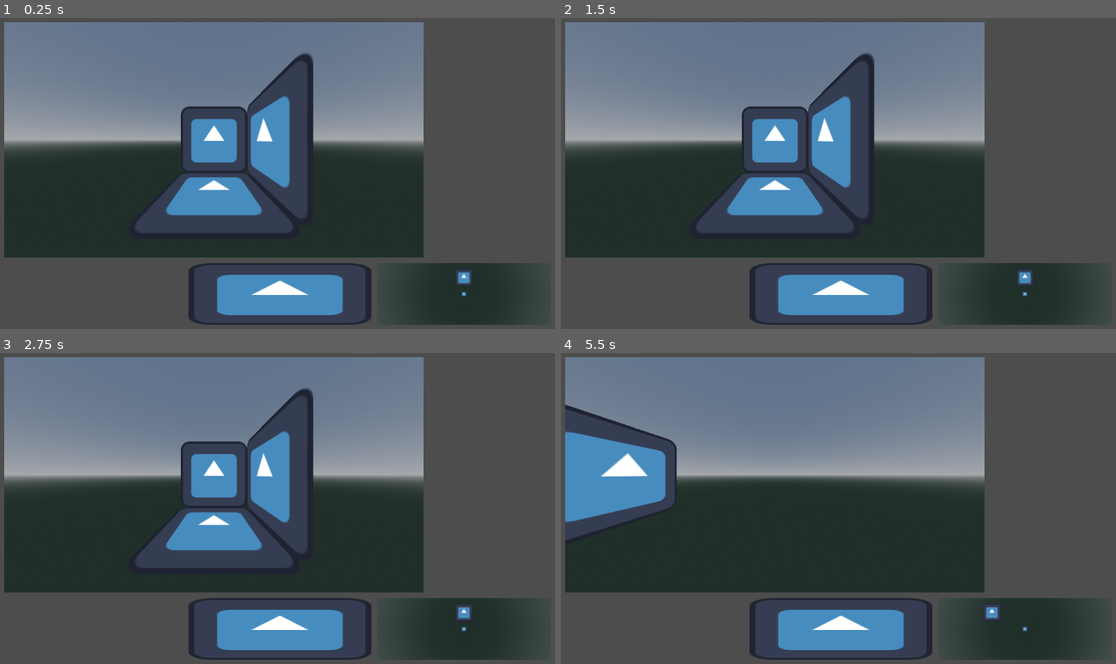
Above: before the commit, frames 1-4 (two rows, left to right).
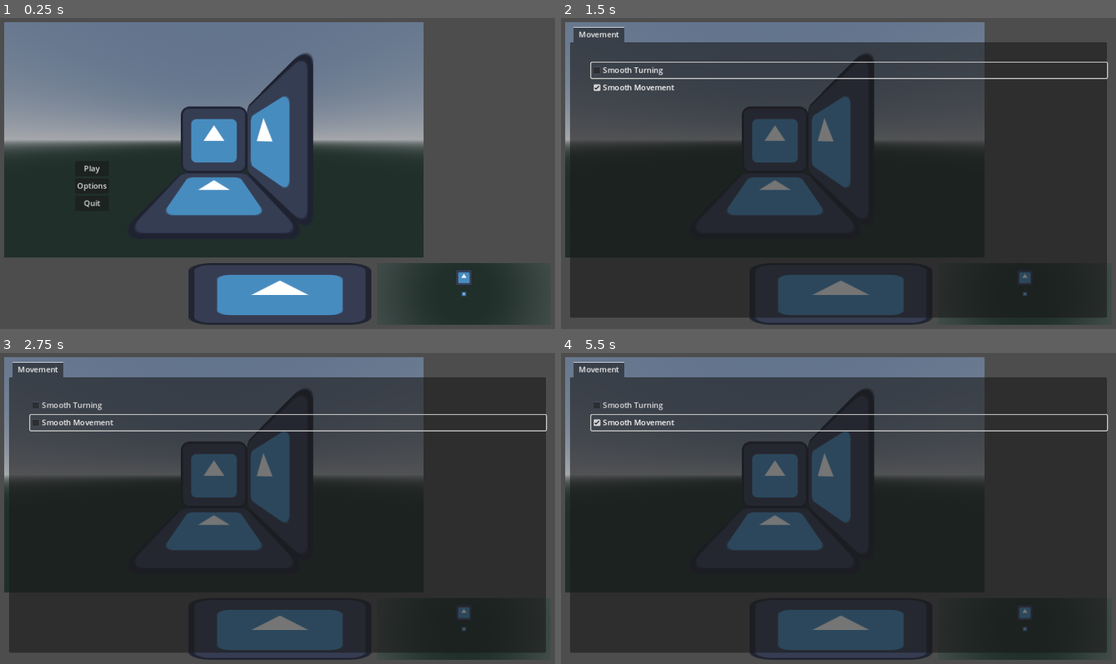
Above: after the commit, the same moments.

Repository: K1aymore/2023-Spring-Jam-Dungeon
Game: Godot game, scene res://super.tscn
Same seed, same stepped clock (60 frames per second), same inputs: the game is played once before the commit and once after it. The engine's default icon, where the game draws it, is replaced by a stand-in: a white triangle on a blue panel in a dark square.
Inputs (mouse positions are in pixels of both pictures, inside the frame that each line leads up to):
- Up to frame 1 (0.25 s): no input
- Up to frame 2 (1.5 s): click (655, 185) at 0.5 s, where only the run after the commit has a clickable "Options"; click (849, 70) at 1.25 s, where only the run after the commit has a clickable "Smooth Turning"
- Up to frame 3 (2.75 s): click (288, 421) at 2 s, where only the run after the commit has a clickable "Smooth Movement"
- Up to frame 4 (5.5 s): tap Enter at 2.75, 5 s; hold D (right) 2.78-3.53 s; hold S (backward) 3.53-4.28 s; tap Space at 4.25 s; hold D (right) 4.28-5.03 s; hold W (forward) from 5.03 s (still down)

The runs differ from the first frame. In frame 1, 0.1% of the frame differs, in the area x 13-20%, y 47-61%; in frame 2, 61%, in the area x 1-99%, y 2-97%; in frame 3, 61%; in frame 4, 59%.

Commit message:
Basic Main Menu

Diff:
--- a/Game.gd
+++ b/Scripts/Game.gd
@@ -14,7 +14,7 @@
 
 
 # Called every frame. 'delta' is the elapsed time since the previous frame.
-func _process(delta):
+func _process(delta : float):
 	deltaG = delta
 
 	turnCam()
--- /dev/null
+++ b/Scripts/Menu.gd
@@ -0,0 +1,48 @@
+extends MarginContainer
+
+
+enum Mode {
+	MAIN,
+	OPTIONS,
+	HIDDEN
+}
+
+
+# Called when the node enters the scene tree for the first time.
+func _ready():
+	setMode(Mode.HIDDEN)
+
+
+# Called every frame. 'delta' is the elapsed time since the previous frame.
+func _process(delta):
+	pass
+
+
+func setMode(mode : Mode):
+	hideAll()
+
+	match mode:
+		Mode.MAIN:
+			$Main.visible = true
+		Mode.OPTIONS:
+			$Options.visible = true
+
+
+func hideAll():
+	for child in get_children():
+		child.visible = false
+
+
+
+
+func _on_play_button_pressed():
+	setMode(Mode.HIDDEN)
+	get_parent().play()
+
+
+func _on_options_button_pressed():
+	setMode(Mode.OPTIONS)
+
+
+func _on_quit_button_pressed():
+	get_tree().quit()
--- a/Player.gd
+++ b/Scripts/Player.gd
@@ -51,6 +51,7 @@
 		movement.z = temp
 
 	move_and_collide(movement)
+	position = snapped(position, Vector3(4,2,4))
 
 
 func calc_forw_move() -> Vector3:
--- a/Super.gd
+++ b/Scripts/Super.gd
@@ -8,13 +8,19 @@
 
 # Called when the node enters the scene tree for the first time.
 func _ready():
-	$Menu.visible = false
+	get_tree().paused = true
+	$Menu.setMode($Menu.Mode.MAIN)
 
 
 # Called every frame. 'delta' is the elapsed time since the previous frame.
 func _process(delta):
-	pass
+	if Input.is_action_just_pressed("escape"):
+		get_tree().paused = true
+		$Menu.setMode($Menu.Mode.MAIN)
 
+
+func play():
+	get_tree().paused = false
 
 
 func _on_smooth_turning_toggled(button_pressed):
--- a/project.godot
+++ b/project.godot
@@ -56,6 +56,11 @@
 "events": [Object(InputEventKey,"resource_local_to_scene":false,"resource_name":"","device":-1,"window_id":0,"alt_pressed":false,"shift_pressed":false,"ctrl_pressed":false,"meta_pressed":false,"pressed":false,"keycode":0,"physical_keycode":69,"key_label":0,"unicode":101,"echo":false,"script":null)
 ]
 }
+escape={
+"deadzone": 0.5,
+"events": [Object(InputEventKey,"resource_local_to_scene":false,"resource_name":"","device":-1,"window_id":0,"alt_pressed":false,"shift_pressed":false,"ctrl_pressed":false,"meta_pressed":false,"pressed":false,"keycode":0,"physical_keycode":4194305,"key_label":0,"unicode":0,"echo":false,"script":null)
+]
+}
 
 [rendering]
 
--- a/super.tscn
+++ b/super.tscn
@@ -1,12 +1,13 @@
-[gd_scene load_steps=12 format=3 uid="uid://x1kw646s7q4j"]
-
-[ext_resource type="Script" path="res://Super.gd" id="1_61d0a"]
-[ext_resource type="Script" path="res://Level.gd" id="1_jqsnx"]
-[ext_resource type="Script" path="res://Game.gd" id="1_pcnrb"]
+[gd_scene load_steps=13 format=3 uid="uid://c0a5mciw5a8so"]
+
+[ext_resource type="Script" path="res://Scripts/Super.gd" id="1_ipsc5"]
 [ext_resource type="Theme" uid="uid://dxbyj4ks8h1tj" path="res://new_theme.tres" id="1_v1hwd"]
+[ext_resource type="Script" path="res://Scripts/Game.gd" id="2_4eqqn"]
 [ext_resource type="Texture2D" uid="uid://0plgdl6ql80a" path="res://icon.svg" id="2_tsp6m"]
-[ext_resource type="PackedScene" uid="uid://b855oaou05845" path="res://TileTurn.tscn" id="4_7d0wy"]
-[ext_resource type="Script" path="res://Player.gd" id="5_8urhi"]
+[ext_resource type="Script" path="res://Scripts/Level.gd" id="3_6b63m"]
+[ext_resource type="PackedScene" uid="uid://b855oaou05845" path="res://Tiles/TileTurn.tscn" id="4_7d0wy"]
+[ext_resource type="Script" path="res://Scripts/Player.gd" id="5_kbg67"]
+[ext_resource type="Script" path="res://Scripts/Menu.gd" id="8_ah80e"]
 
 [sub_resource type="ProceduralSkyMaterial" id="ProceduralSkyMaterial_oad6b"]
 ground_bottom_color = Color(0.133333, 0.188235, 0.168627, 1)
@@ -21,15 +22,17 @@
 [sub_resource type="BoxShape3D" id="BoxShape3D_vii7j"]
 
 [node name="Super" type="Control"]
+process_mode = 3
 layout_mode = 3
 anchors_preset = 15
 anchor_right = 1.0
 anchor_bottom = 1.0
 grow_horizontal = 2
 grow_vertical = 2
-script = ExtResource("1_61d0a")
+script = ExtResource("1_ipsc5")
 
 [node name="Game" type="MarginContainer" parent="."]
+process_mode = 1
 layout_mode = 1
 anchors_preset = 15
 anchor_right = 1.0
@@ -40,10 +43,10 @@
 theme_override_constants/margin_top = 10
 theme_override_constants/margin_right = 10
 theme_override_constants/margin_bottom = 10
-script = ExtResource("1_pcnrb")
+script = ExtResource("2_4eqqn")
 
 [node name="Level" type="Node3D" parent="Game"]
-script = ExtResource("1_jqsnx")
+script = ExtResource("3_6b63m")
 
 [node name="WorldEnvironment" type="WorldEnvironment" parent="Game/Level"]
 environment = SubResource("Environment_mlbo2")
@@ -54,7 +57,7 @@
 unique_name_in_owner = true
 transform = Transform3D(1, 0, 0, 0, 1, 0, 0, 0, 1, 0, 2, 0)
 motion_mode = 1
-script = ExtResource("5_8urhi")
+script = ExtResource("5_kbg67")
 
 [node name="CollisionShape3D" type="CollisionShape3D" parent="Game/Player"]
 shape = SubResource("BoxShape3D_vii7j")
@@ -150,7 +153,7 @@
 size = 15.0
 
 [node name="Menu" type="MarginContainer" parent="."]
-visible = false
+process_mode = 3
 layout_mode = 1
 anchors_preset = 15
 anchor_right = 1.0
@@ -161,6 +164,31 @@
 theme_override_constants/margin_top = 20
 theme_override_constants/margin_right = 20
 theme_override_constants/margin_bottom = 25
+script = ExtResource("8_ah80e")
+
+[node name="Main" type="MarginContainer" parent="Menu"]
+visible = false
+layout_mode = 2
+theme_override_constants/margin_left = 137
+theme_override_constants/margin_top = 87
+theme_override_constants/margin_bottom = 30
+
+[node name="VBoxContainer" type="VBoxContainer" parent="Menu/Main"]
+layout_mode = 2
+size_flags_horizontal = 0
+size_flags_vertical = 4
+
+[node name="PlayButton" type="Button" parent="Menu/Main/VBoxContainer"]
+layout_mode = 2
+text = "Play"
+
+[node name="OptionsButton" type="Button" parent="Menu/Main/VBoxContainer"]
+layout_mode = 2
+text = "Options"
+
+[node name="QuitButton" type="Button" parent="Menu/Main/VBoxContainer"]
+layout_mode = 2
+text = "Quit"
 
 [node name="Options" type="TabContainer" parent="Menu"]
 visible = false
@@ -189,5 +217,8 @@
 button_pressed = true
 text = "Smooth Movement"
 
+[connection signal="pressed" from="Menu/Main/VBoxContainer/PlayButton" to="Menu" method="_on_play_button_pressed"]
+[connection signal="pressed" from="Menu/Main/VBoxContainer/OptionsButton" to="Menu" method="_on_options_button_pressed"]
+[connection signal="pressed" from="Menu/Main/VBoxContainer/QuitButton" to="Menu" method="_on_quit_button_pressed"]
 [connection signal="toggled" from="Menu/Options/Movement/MarginContainer/VBoxContainer/SmoothTurning" to="." method="_on_smooth_turning_toggled"]
 [connection signal="toggled" from="Menu/Options/Movement/MarginContainer/VBoxContainer/SmoothMovement" to="." method="_on_smooth_movement_toggled"]
Renamed: Level.gd -> Scripts/Level.gd
Renamed: TileTurn.tscn -> Tiles/TileTurn.tscn
Not shown, added: .gitignore
